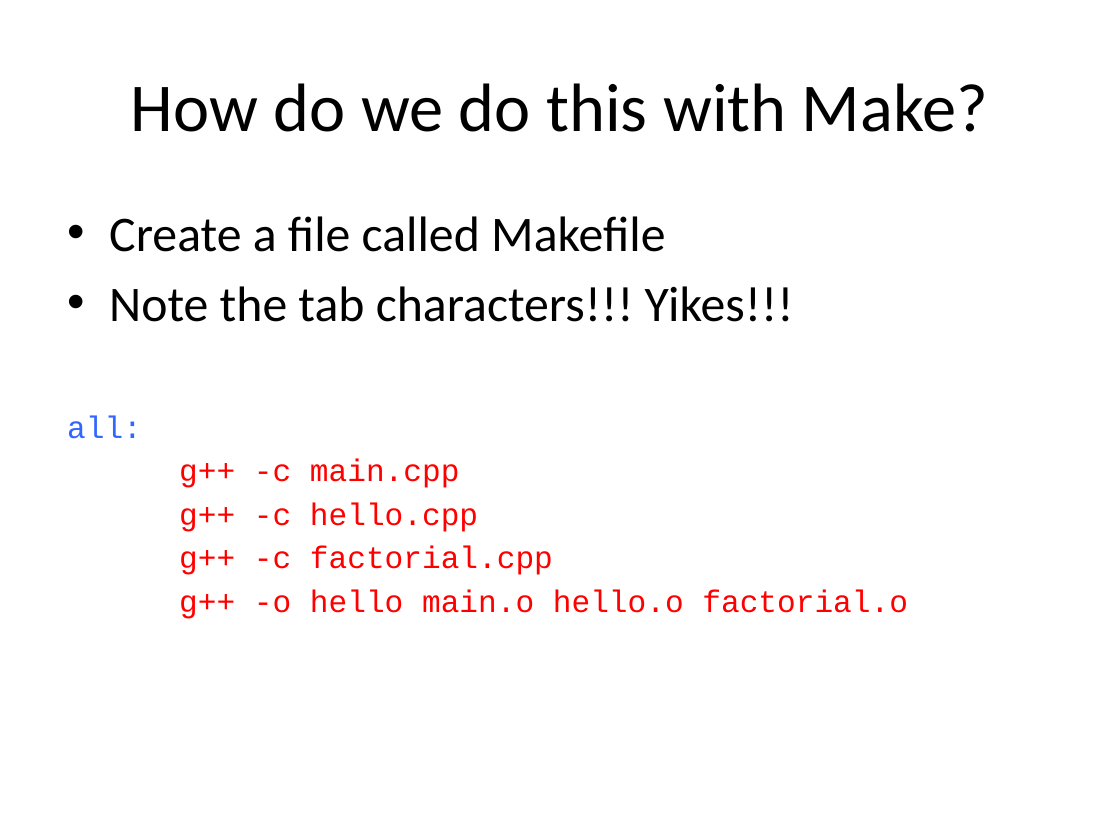
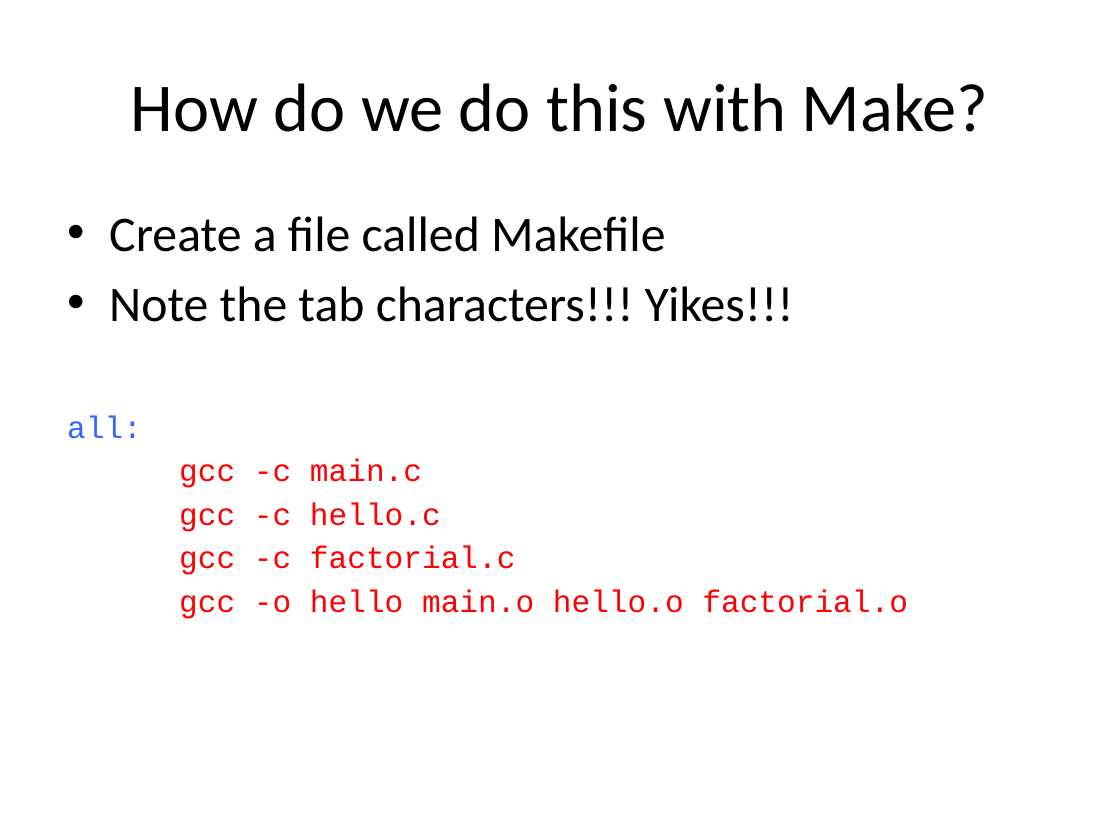
Before and after one commit to brash99/Cpsc256, a slide deck: slide 10 of Makefile_tutorial/Makefile_tutorial.pptx. Drawn at 1120x840 pixels with LibreOffice and Linux fonts; fonts in the diff are those of the drawing. Boxes give left, top, right and bottom in pixels: in the first picture for what was removed or moved away, otherwise in the second. Text is boxed around its words. In the diff, an @@ line names an element or a change of style, - is before the commit and + after.

```diff
--- a/Makefile_tutorial/Makefile_tutorial.pptx
+++ b/Makefile_tutorial/Makefile_tutorial.pptx
@@ text at <box>179,459,908,619</box>: text changed @@
-g++ -c main.cpp
-g++ -c hello.cpp
-g++ -c factorial.cpp
-g++ -o hello main.o hello.o factorial.o
+gcc -c main.c
+gcc -c hello.c
+gcc -c factorial.c
+gcc -o hello main.o hello.o factorial.o
```
Also in this commit, not shown: 16 other slides changed.
